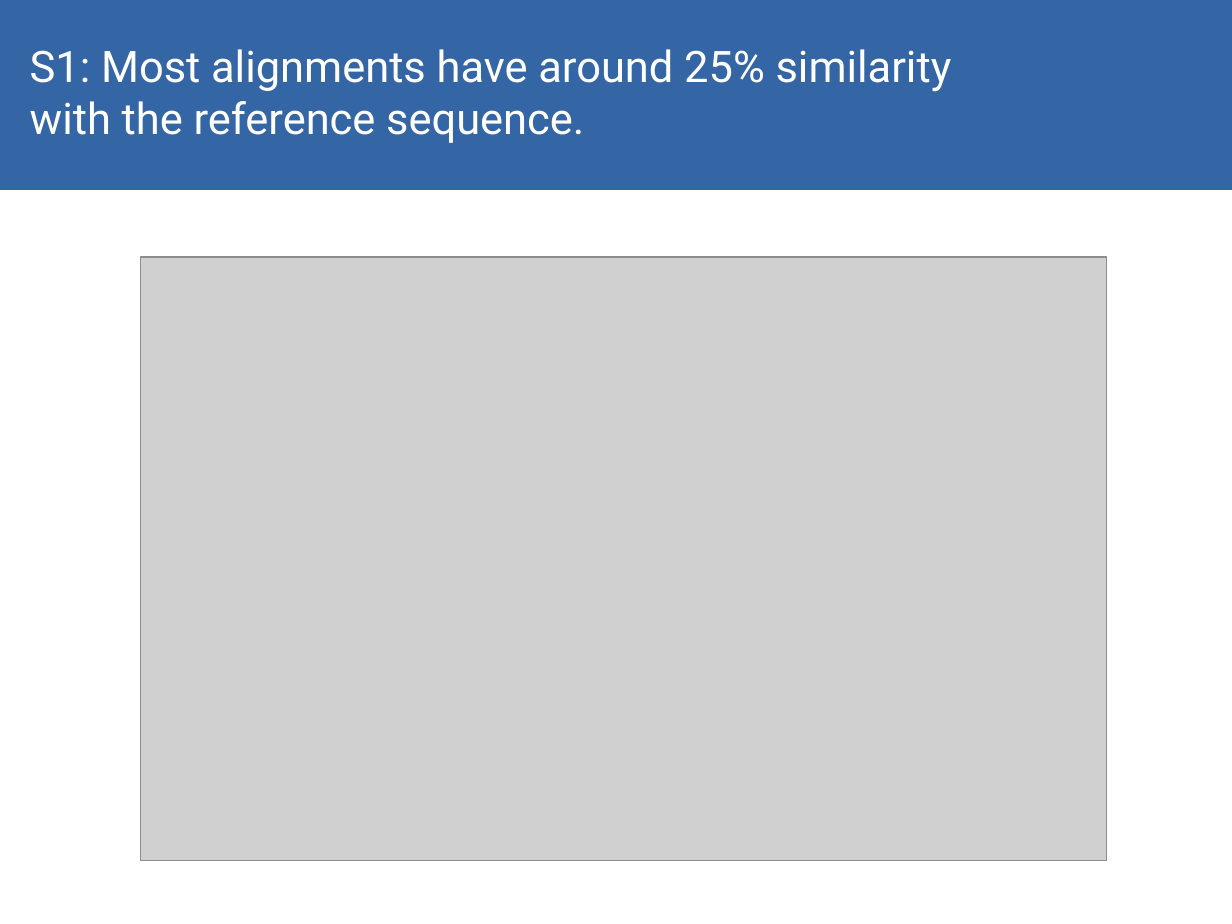
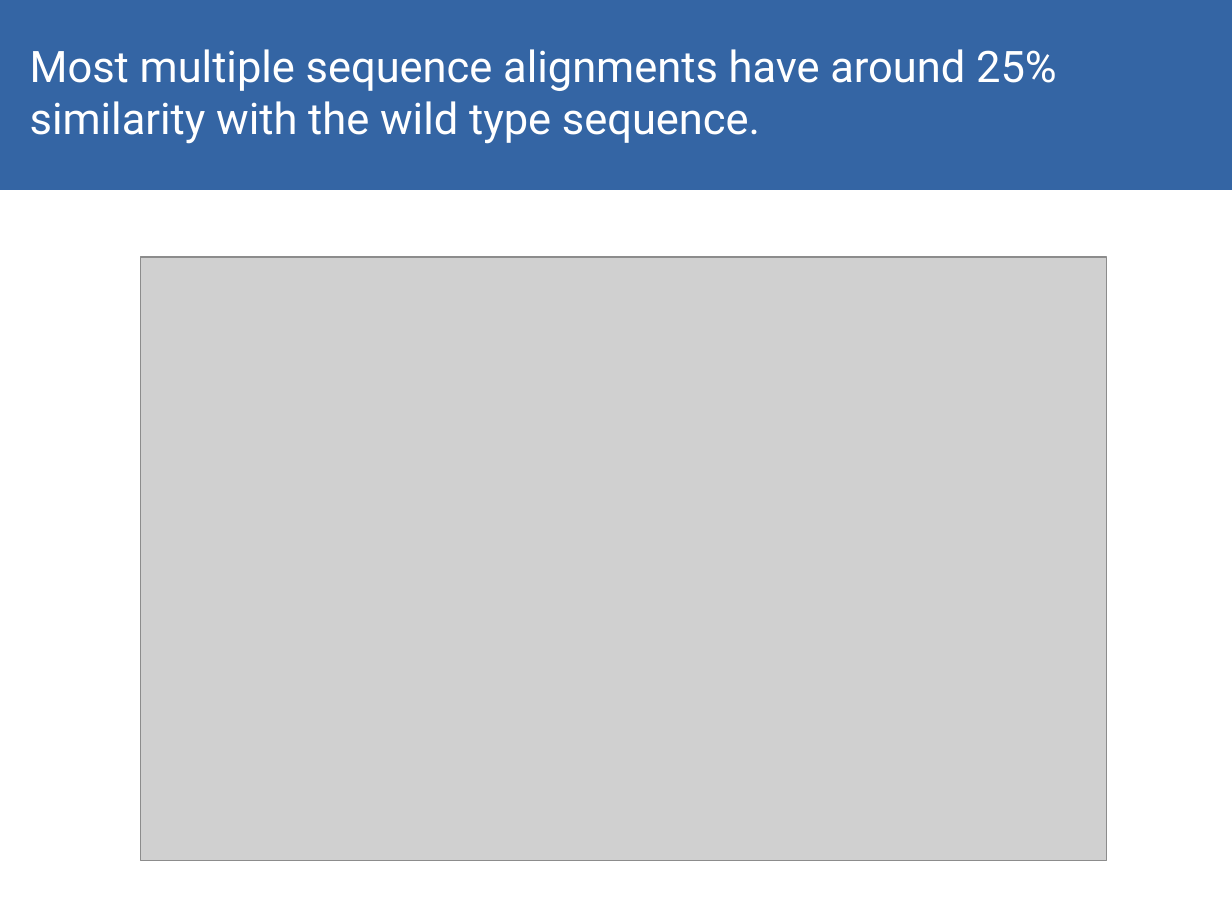
Before and after one commit to akulikova64/CNN_protein_landscape, a slide deck: slide 17 of present_7_2_21.odp (slide 10 before the commit). Drawn at 1232x924 pixels with LibreOffice and Linux fonts; fonts in the diff are those of the drawing; grey boxes stand for pictures. Boxes give left, top, right and bottom in pixels: in the first picture for what was removed or moved away, otherwise in the second. Text is boxed around its words. In the diff, an @@ line names an element or a change of style, - is before the commit and + after.

```diff
--- a/present_7_2_21.odp
+++ b/present_7_2_21.odp
@@ text at [30, 49, 1057, 144]: text changed @@
-S1: Most alignments have around 25% similarity
-with the reference sequence.
+Most multiple sequence alignments have around 25%
+similarity with the wild type sequence.
```
Also in this commit, not shown: 13 other slides changed, 27 slides added, 16 slides removed, 10 other files.
